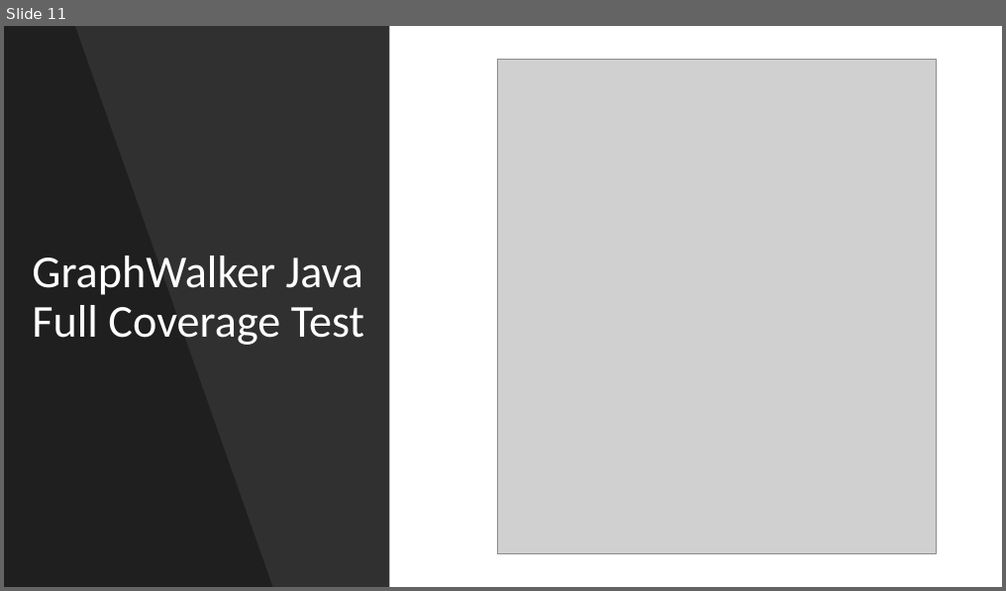
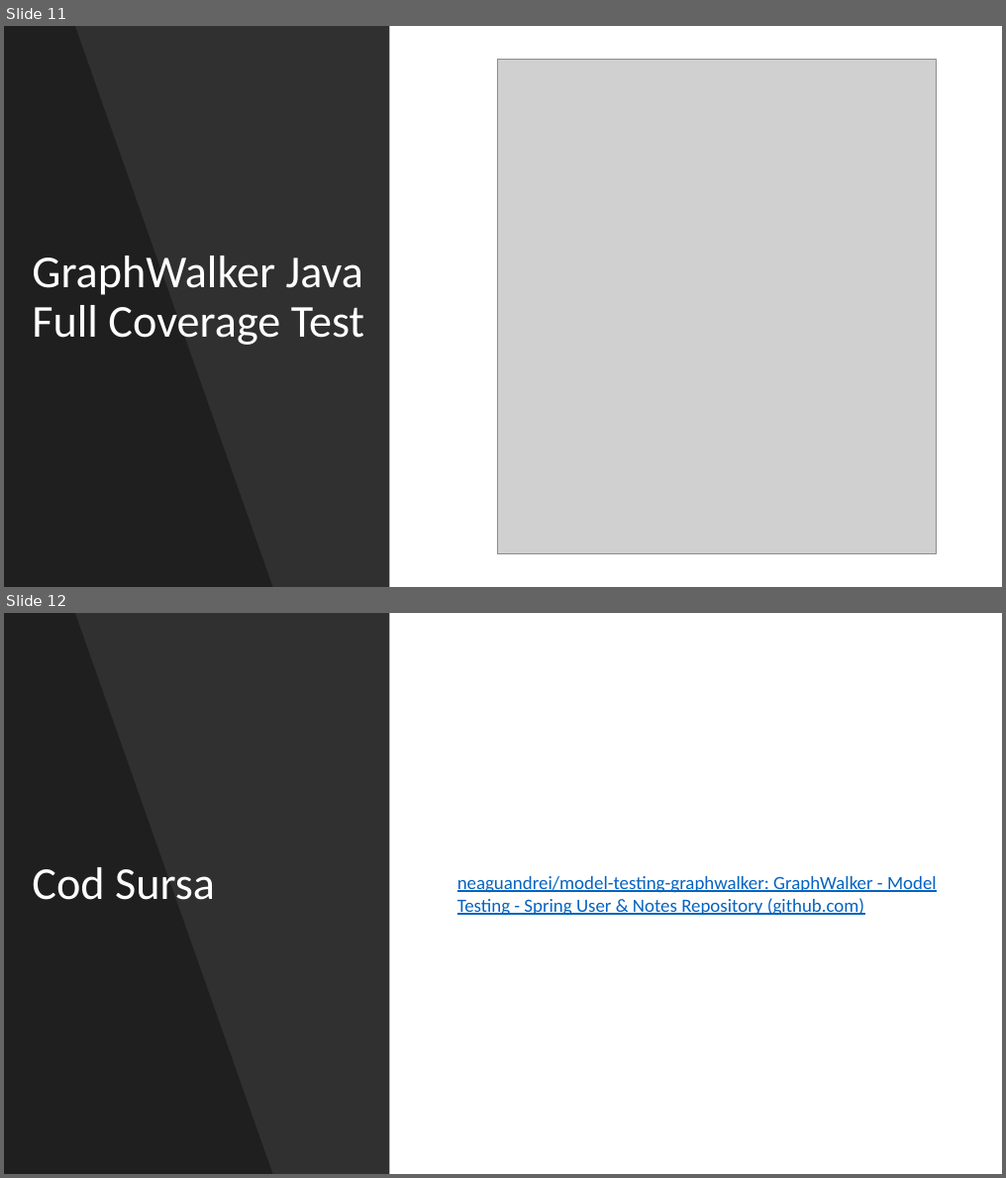
Before and after one commit to neaguandrei/model-testing-graphwalker, a slide deck: Neagu_Andrei-Cosmin_Prezentare_Proiect_Curs_TV_BDTS_505.pptx. Shown one above the other, each under a label of ours: slide 11 before the commit, slides 11 and 12 after it. The pictures are 1006x591 and 1006x1178 pixels, drawn with LibreOffice and Linux fonts; fonts in the diff are those of the drawing; grey boxes stand for pictures. Boxes give left, top, right and bottom in pixels: in the first picture for what was removed or moved away, otherwise in the second. Text is boxed around its words. In the diff, an @@ line names an element or a change of style, - is before the commit and + after.

Commit message:
added github link

```diff
--- a/Neagu_Andrei-Cosmin_Prezentare_Proiect_Curs_TV_BDTS_505.pptx
+++ b/Neagu_Andrei-Cosmin_Prezentare_Proiect_Curs_TV_BDTS_505.pptx
@@ slide 12 added at (4, 613, 1002, 1174), background #FFFFFF @@
@@ rectangle added at (4, 613, 389, 1174), fill #000000 at 81% opacity @@
@@ freeform shape added at (4, 613, 272, 1174), fill #000000 at 35% opacity @@
@@ title added at (32, 867, 215, 900), 44 pt, text #FFFFFF @@
+Cod Sursa
@@ text added at (457, 876, 937, 916), 18 pt, text #0563C1, underline @@
+neaguandrei/model-testing-graphwalker: GraphWalker - Model Testing - Spring User & Notes Repository (github.com)
```
